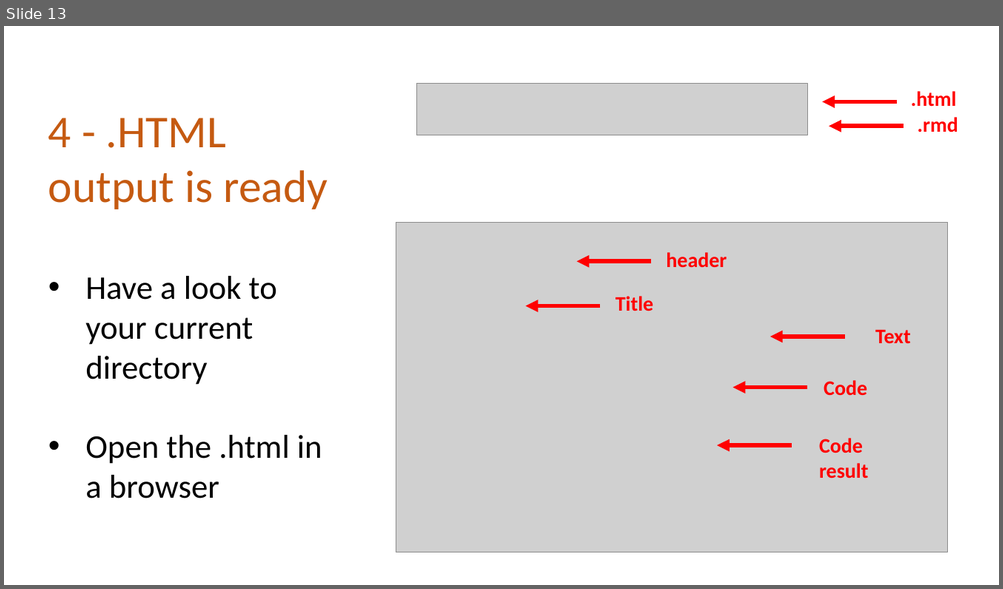
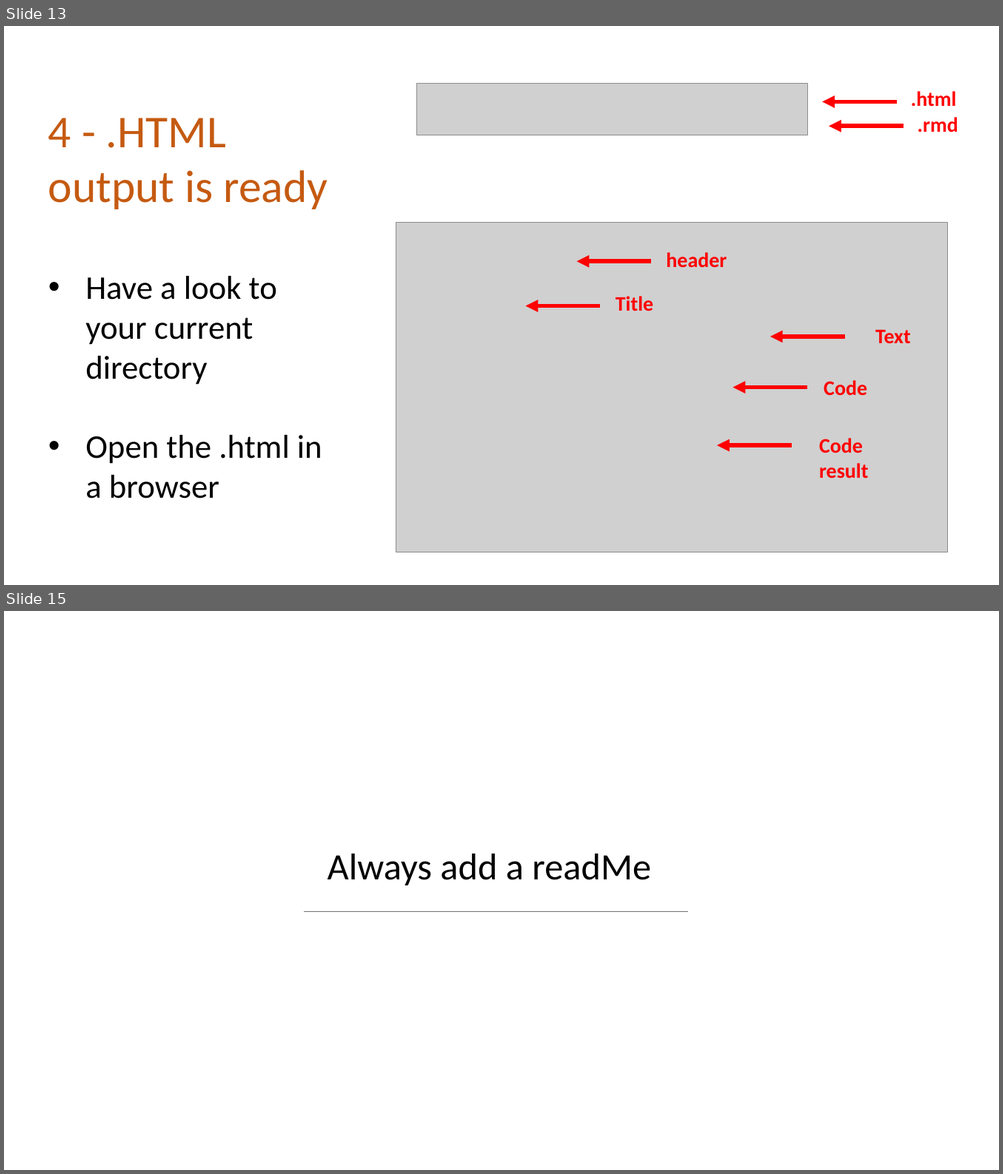
Before and after one commit to holtzy/Teaching, a slide deck: Intro_Github.pptx. Shown one above the other, each under a label of ours: slide 13 before the commit, slides 13 and 15 after it; the slides between them are not shown. The pictures are 1003x589 and 1003x1174 pixels, drawn with LibreOffice and Linux fonts; fonts in the diff are those of the drawing; grey boxes stand for pictures; background and template pictures are left out. Boxes give left, top, right and bottom in pixels: in the first picture for what was removed or moved away, otherwise in the second. Text is boxed around its words. In the diff, an @@ line names an element or a change of style, - is before the commit and + after.

```diff
--- a/Intro_Github.pptx
+++ b/Intro_Github.pptx
@@ slide 15 added at <box>4,611,999,1170</box>, background picture (left out) @@
@@ text added at <box>327,854,651,886</box>, 36 pt, text #000000 @@
+Always add a readMe
@@ line added from (304, 911) to (688, 911), #767171 0.5 pt @@
```
Also in this commit, not shown: 2 slides changed, 3 other slides added, 18 slides removed, 1 other file.
